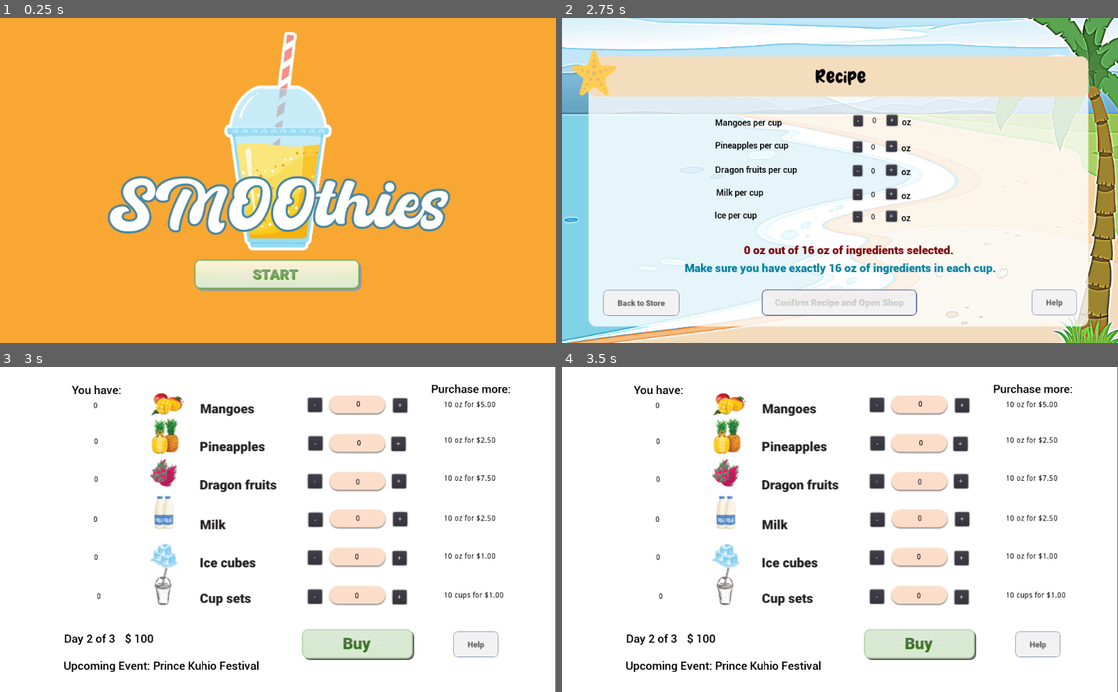
Above: before the commit, frames 1-4 (two rows, left to right).
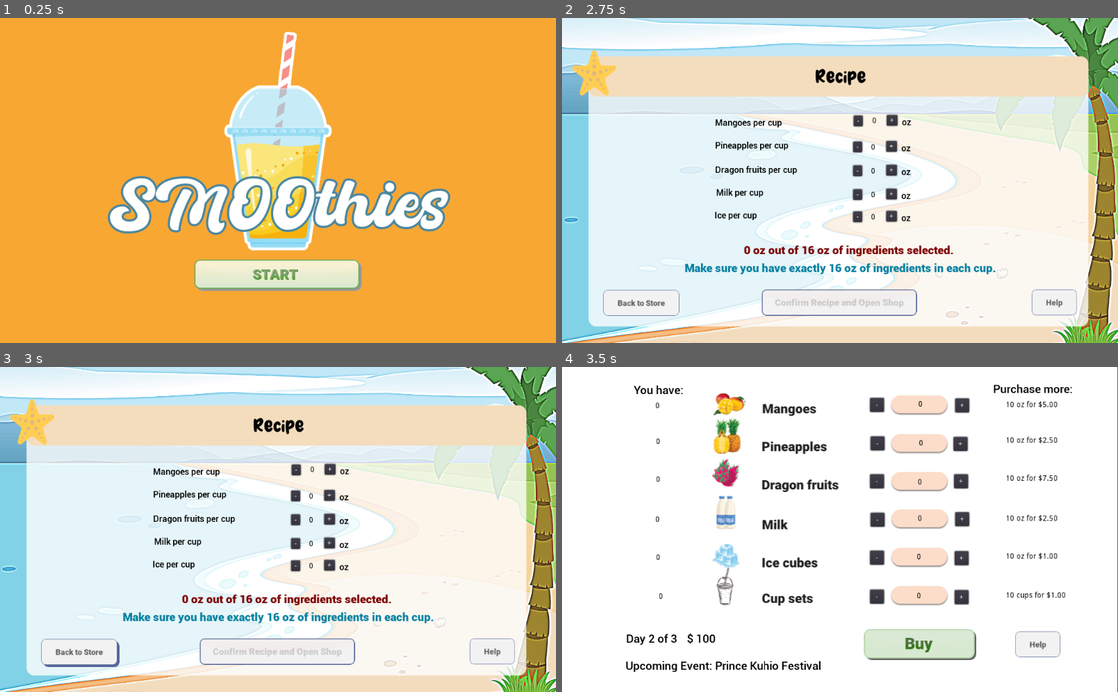
Above: after the commit, the same moments.

Repository: thepriscillawang/SMOOthies
Game: Godot game, scene res://Scenes/Main.tscn
Same seed, same stepped clock (60 frames per second), same inputs: the game is played once before the commit and once after it. Sound files missing from this copy of the repository are replaced by a short silence.
Inputs (mouse positions are in pixels of both pictures, inside the frame that each line leads up to):
- Up to frame 1 (0.25 s): no input
- Up to frame 2 (2.75 s): click (840, 274) at 0.5 s; click (840, 304) at 1.25 s; click (917, 294) at 2 s
- Up to frame 3 (3 s): click (77, 653) at 2.75 s
- Up to frame 4 (3.5 s): no input

Frames 1-2 are identical in both runs. In frame 3, 71% of the frame differs, in the area x 0-100%, y 0-100%; in frame 4, nothing differs.

Commit message:
BacktoStore Button sound
Fixed on Recipe page

Diff:
--- a/src/SMOOthies/Scenes/Recipe.gd
+++ b/src/SMOOthies/Scenes/Recipe.gd
@@ -19,8 +19,11 @@
 		$ConfirmRecipeButton.disabled = true
 
 func _on_BackToStoreButton_pressed():
+	$IngredientsMusic.connect("finished", self, "_load_Ingredients_scene")
+	$IngredientsMusic.play()
+
+func _load_Ingredients_scene():
 	SceneLoader._change_scene("Ingredients")
-	pass # Replace with function body.
 
 
 func _on_HelpIngredientButton_pressed():
